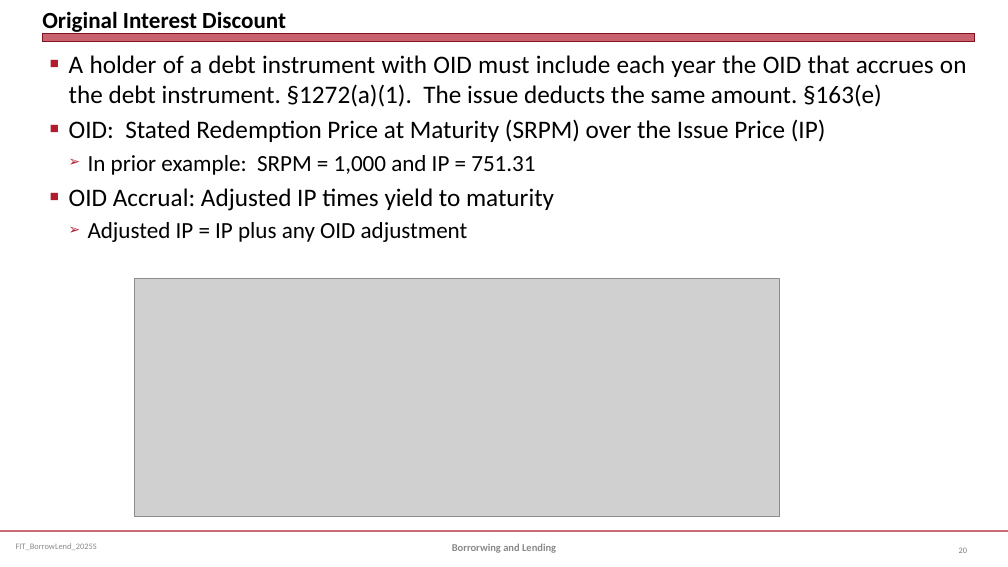
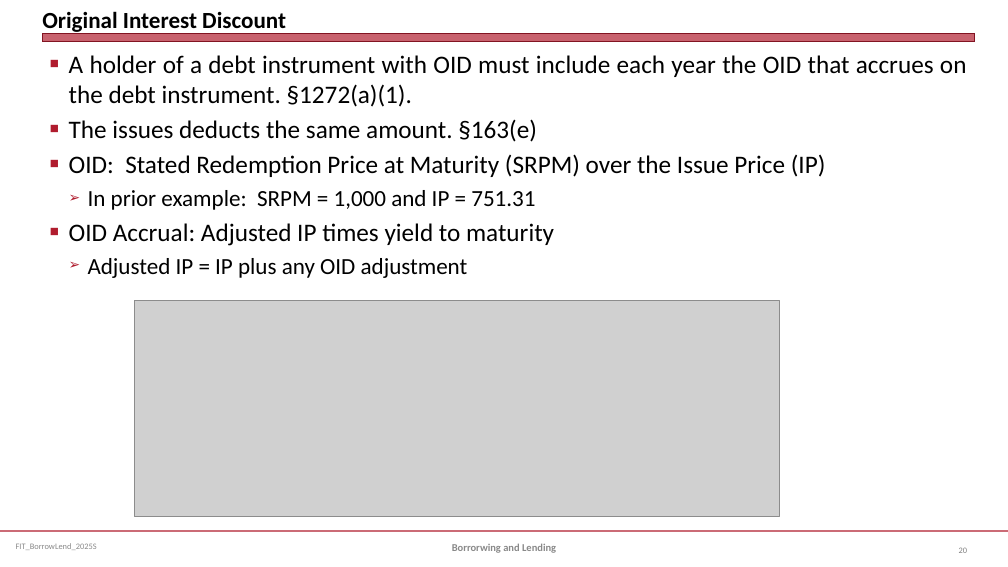
Before and after one commit to jmc877/Fed-Income-Tax, a slide deck: slide 20 of slides/FIT_BorrowLend_2025S.pptx. Drawn at 1008x567 pixels with LibreOffice and Linux fonts; fonts in the diff are those of the drawing; grey boxes stand for pictures. Boxes give left, top, right and bottom in pixels: in the first picture for what was removed or moved away, otherwise in the second. Text is boxed around its words. In the diff, an @@ line names an element or a change of style, - is before the commit and + after.

```diff
--- a/slides/FIT_BorrowLend_2025S.pptx
+++ b/slides/FIT_BorrowLend_2025S.pptx
@@ text at (69, 55, 967, 142): text changed @@
-■ A holder of a debt instrument with OID must include each year the OID that accrues on the debt instrument. §1272(a)(1). The issue deducts the same amount. §163(e)
+■ A holder of a debt instrument with OID must include each year the OID that accrues on the debt instrument. §1272(a)(1).
+■ The issues deducts the same amount. §163(e)
@@ picture: place and size @@
-picture at (135, 279, 780, 517)
+picture at (135, 301, 780, 517)
```
Also in this commit, not shown: 3 other slides changed, 1 other file.
